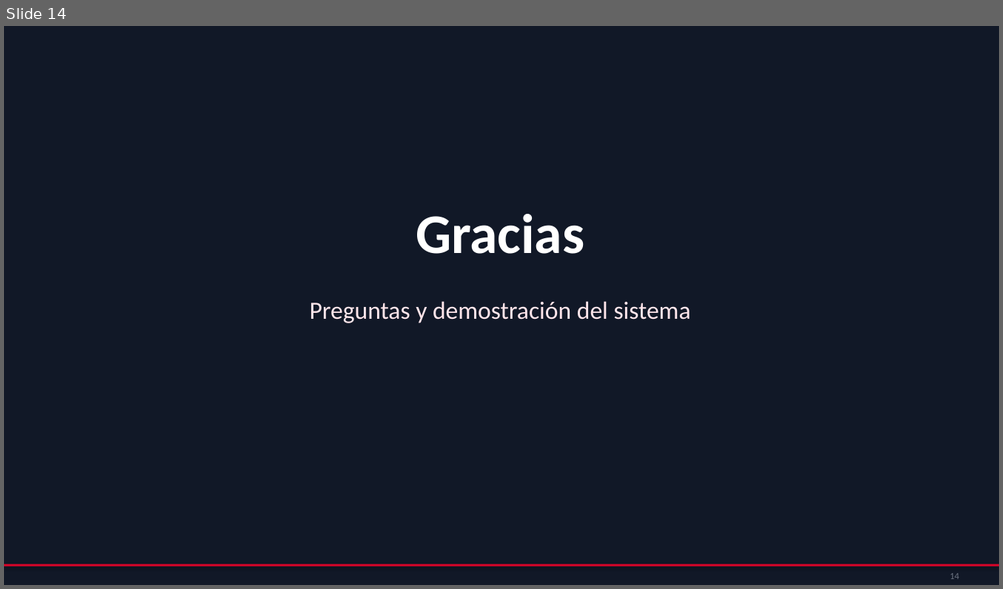
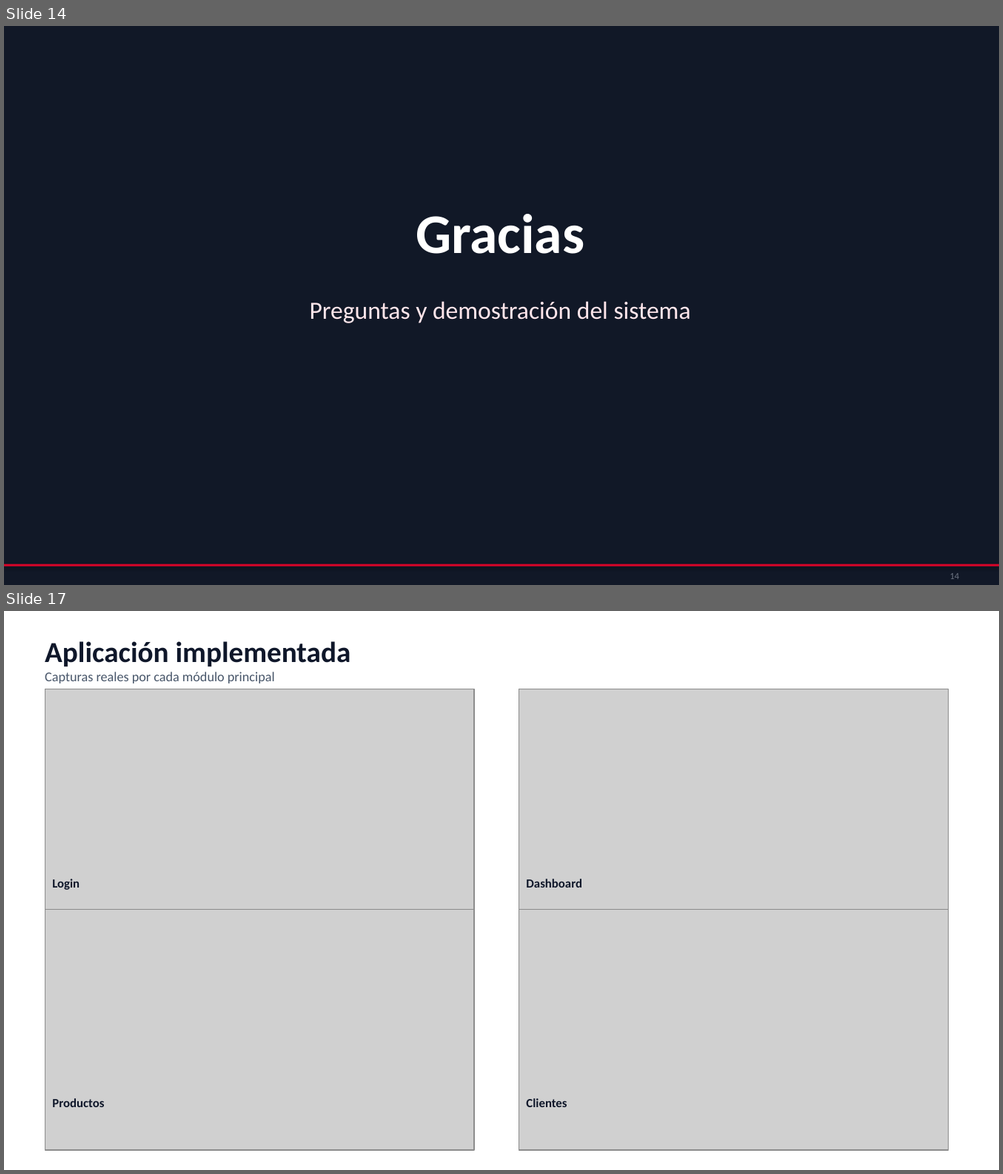
Before and after one commit to DiegoA199/Chompas_Mabel, a slide deck: docs/entregables/Presentacion_Chompas_Mabel.pptx. Shown one above the other, each under a label of ours: slide 14 before the commit, slides 14 and 17 after it; the slides between them are not shown. The pictures are 1003x589 and 1003x1174 pixels, drawn with LibreOffice and Linux fonts; fonts in the diff are those of the drawing; grey boxes stand for pictures. Boxes give left, top, right and bottom in pixels: in the first picture for what was removed or moved away, otherwise in the second. Text is boxed around its words. In the diff, an @@ line names an element or a change of style, - is before the commit and + after.

```diff
--- a/docs/entregables/Presentacion_Chompas_Mabel.pptx
+++ b/docs/entregables/Presentacion_Chompas_Mabel.pptx
@@ slide 17 added at bbox=[4, 611, 999, 1170], background #FFFFFF @@
@@ text added at bbox=[45, 641, 351, 684], 13 pt, text #475569 @@
+Aplicación implementada
+Capturas reales por cada módulo principal
@@ picture added at bbox=[45, 689, 474, 931] @@
@@ picture added at bbox=[519, 689, 948, 931] @@
@@ text added at bbox=[52, 879, 79, 890], 12 pt, text #0F172A, bold @@
+Login
@@ text added at bbox=[526, 879, 582, 888], 12 pt, text #0F172A, bold @@
+Dashboard
@@ picture added at bbox=[45, 909, 474, 1150] @@
@@ picture added at bbox=[519, 909, 948, 1150] @@
@@ text added at bbox=[52, 1099, 104, 1108], 12 pt, text #0F172A, bold @@
+Productos
@@ text added at bbox=[526, 1099, 566, 1108], 12 pt, text #0F172A, bold @@
+Clientes
```
Also in this commit, not shown: 3 other slides added, 8 other files.
